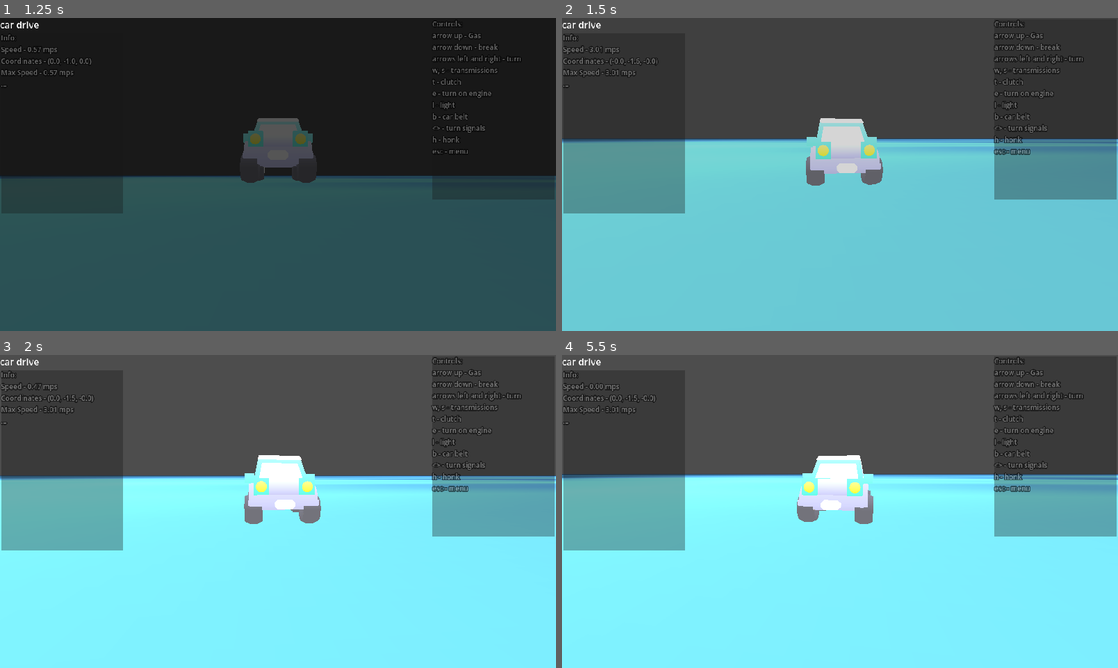
Above: before the commit, frames 1-4 (two rows, left to right).
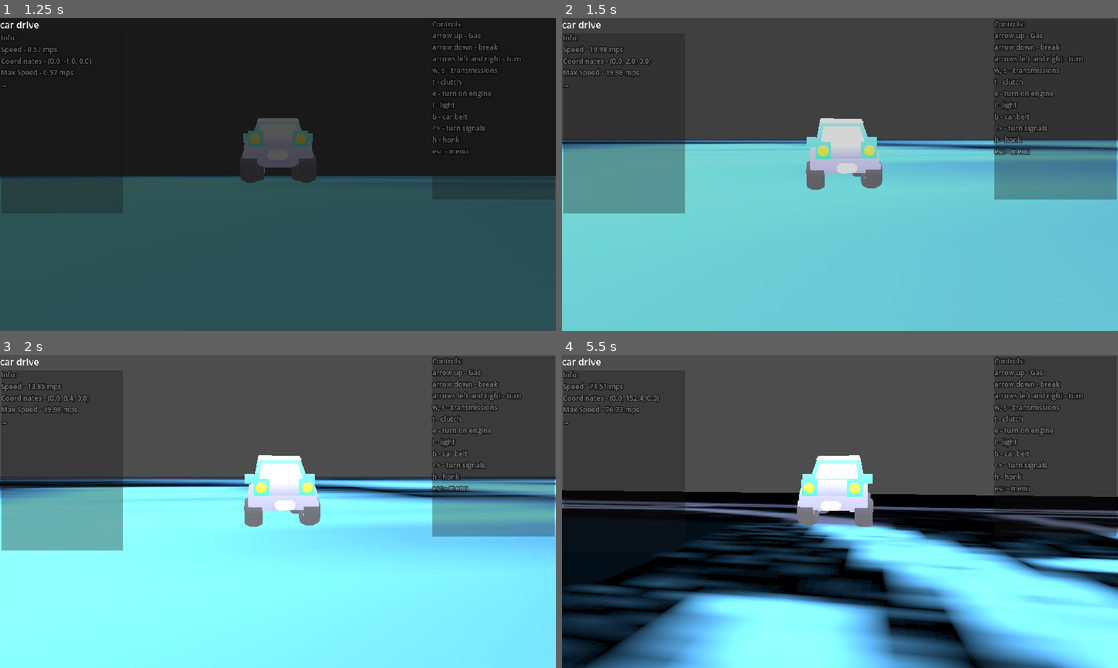
Above: after the commit, the same moments.

Repository: artemagant/JameGam
Game: Godot game, scene res://Scenes/Main/main.tscn
Same seed, same stepped clock (60 frames per second), same inputs: the game is played once before the commit and once after it. The engine's default icon, where the game draws it, is replaced by a stand-in: a white triangle on a blue panel in a dark square.
Inputs (mouse positions are in pixels of both pictures, inside the frame that each line leads up to):
- Up to frame 1 (1.25 s): click "Start" at 0.5 s
- Up to frame 2 (1.5 s): move the mouse to (867, 174) at 1.27 s; hold Up (up, bound only after the commit) from 1.28 s (still down); hold R (fix) from 1.28 s (still down)
- Up to frame 3 (2 s): keep holding Up (up, bound only after the commit); keep holding R (fix)
- Up to frame 4 (5.5 s): keep holding Up (up, bound only after the commit); move the mouse to (812, 511) at 2.02 s; release R (fix) at 2.03 s; tap R (fix) at 2.1, 3.6, 5.1 s; move the mouse to (851, 505) at 2.77 s; hold R (fix) 2.78-3.53 s; move the mouse to (834, 517) at 3.52 s; move the mouse to (878, 514) at 4.27 s; hold R (fix) 4.28-5.03 s; move the mouse to (795, 508) at 5.02 s

Frame 1 is identical in both runs. In frame 2, 2.4% of the frame differs, in the area x 0-100%, y 9-55%; in frame 3, 6.6%; in frame 4, 46%, in the area x 0-100%, y 8-100%.

Commit message:
Add menu in game

Diff:
--- a/jame-gam/Scenes/Car/cam_arm.gd
+++ b/jame-gam/Scenes/Car/cam_arm.gd
@@ -1,13 +1,12 @@
 extends SpringArm3D
 
-var MouseSensitivity = 0.1
+@export var MouseSensitivity = 0.1
 
 @onready var main: = get_parent().get_parent()
 
 func _ready() -> void:
 	Input.mouse_mode = Input.MOUSE_MODE_CAPTURED
 	set_as_top_level(true)
-	print(main)
 
 func _input(event: InputEvent) -> void:
 	if event is InputEventMouseMotion:
--- a/jame-gam/Scenes/Car/car.tscn
+++ b/jame-gam/Scenes/Car/car.tscn
@@ -125,9 +125,6 @@
 center_of_mass_mode = 1
 center_of_mass = Vector3(0, -0.1, 0.07)
 script = ExtResource("1_y6gko")
-max_RPM = 1000
-max_torque = 1000
-turn_amount = 0.08
 
 [node name="body" type="MeshInstance3D" parent="." unique_id=1828985564]
 transform = Transform3D(1, 0, 0, 0, 1, 0, 0, 0, 1, 0, 0.2, -2.8876456e-15)
--- a/jame-gam/Scenes/Game/game.gd
+++ b/jame-gam/Scenes/Game/game.gd
@@ -3,6 +3,8 @@
 @onready var ui := $UI
 @onready var ui_stats := ui.get_child(2).get_child(0)
 @onready var stats_text = ui_stats.text
+@onready var menu_game: Node2D = $Menu_Game
+@onready var main: = get_parent()
 
 @onready var car = get_child(0)
 
@@ -36,3 +38,15 @@
 	update_ui_stats()
 	await get_tree().create_timer(0.1).timeout
 	change_speed()
+
+func show_menu():
+	if menu_game.visible:
+		menu_game.visible = false
+		Input.mouse_mode = Input.MOUSE_MODE_CAPTURED
+	else:
+		menu_game.visible = true
+		Input.mouse_mode = Input.MOUSE_MODE_VISIBLE
+
+func return_to_menu():
+	ui.visible = false
+	main.return_to_menu_2()
--- a/jame-gam/Scenes/Game/game.tscn
+++ b/jame-gam/Scenes/Game/game.tscn
@@ -4,6 +4,7 @@
 [ext_resource type="Texture2D" uid="uid://baxybk8x45tje" path="res://icon.svg" id="2_qikps"]
 [ext_resource type="Texture2D" uid="uid://cuf402qw2hhyj" path="res://Sprites/vaz_2107.jpg" id="3_i1e5p"]
 [ext_resource type="PackedScene" uid="uid://cnh6ljnidsr7w" path="res://Scenes/Car/car.tscn" id="3_qikps"]
+[ext_resource type="PackedScene" uid="uid://bmh46qhptl0qk" path="res://Scenes/Menu_Game/menu_game.tscn" id="4_flgk0"]
 [ext_resource type="PackedScene" uid="uid://3e6yndw1osex" path="res://Scenes/Game_UI/ui.tscn" id="5_ciybh"]
 
 [sub_resource type="PhysicsMaterial" id="PhysicsMaterial_ev4jc"]
@@ -35,6 +36,11 @@
 transform = Transform3D(1, 0, 0, 0, 1, 0, 0, 0, 1, 0, -0.8616495, 0)
 turn_amount = 0.6
 
+[node name="UI" parent="." unique_id=1013923296 instance=ExtResource("5_ciybh")]
+
+[node name="Menu_Game" parent="." unique_id=190589895 instance=ExtResource("4_flgk0")]
+visible = false
+
 [node name="Floor" type="StaticBody3D" parent="." unique_id=879998053]
 transform = Transform3D(1, 0, 0, 0, 1, 0, 0, 0, 1, -2.6820865, -3.974947, 0)
 physics_material_override = SubResource("PhysicsMaterial_ev4jc")
@@ -49,5 +55,3 @@
 
 [node name="WorldEnvironment" type="WorldEnvironment" parent="." unique_id=1688672493]
 environment = SubResource("Environment_mv0hc")
-
-[node name="UI" parent="." unique_id=1013923296 instance=ExtResource("5_ciybh")]
--- a/jame-gam/Scenes/Main/main.gd
+++ b/jame-gam/Scenes/Main/main.gd
@@ -1,11 +1,12 @@
 extends Node2D
+
 
 @onready var fade: ColorRect = $Fade
 @onready var menu: Node2D = $Menu
 @onready var settings_menu: Node2D = $Settings_Menu
 @export var game = preload("res://Scenes/Game/game.tscn")
 
-@onready var current_state: Node2D = menu
+@onready var current_state: Node = menu
 
 @onready var past_scene: Node = menu
 
@@ -38,11 +39,12 @@
 	await _fade()
 
 func start():
-	if game is Node3D:
+	if game and game is Node3D:
 		return
 	game = game.instantiate()
 	await _fade(1.0)
 	current_state.visible = false
+	current_state = game
 	add_child(game)
 	await _fade()
 
@@ -57,22 +59,22 @@
 	change_state(past_scene)
 	await _fade()
 
+func return_to_menu_2():
+	await _fade(1.0)
+	game.queue_free()
+	change_state(menu)
+	game = preload("res://Scenes/Game/game.tscn")
+	await _fade()
+
+
 func _input(event: InputEvent) -> void:
-	if game is Node3D and game in get_children():
-		var car = game.get_child(0)
-		if car is VehicleBody3D and event.is_action_pressed("fix"):
-	# 1. Подбрасываем (импульс)
-			car.apply_central_impulse(Vector3.UP * 10.0)
-
-	# 2. Обнуляем вращение по X и Z, сохраняя направление (Y)
-			var current_y_rotation = car.global_rotation.y
-			car.global_rotation = Vector3(0, current_y_rotation, 0)
-
-	# 3. КРИТИЧНО: Сбрасываем угловую скорость
-	# Без этого машина продолжит вращаться в воздухе по инерции
-			car.angular_velocity = Vector3.ZERO
-
-	# 4. Сбрасываем линейную скорость (опционально)
-	# Если хотите, чтобы она просто "зависла" и упала ровно
-			car.linear_velocity.x = 0
-			car.linear_velocity.z = 0
+	if game and game is Node3D and game in get_children():
+		if event.is_action_pressed("fix"):
+			var car = game.get_child(0)
+			if not car.global_transform.basis.y.dot(Vector3.UP) >= 0.5:
+				return
+			car.apply_central_impulse(Vector3(0, 10000, 0))
+			car.global_transform.basis = Basis()
+		if event.is_action_pressed("exit"):
+			game.show_menu()
+			Input.mouse_mode = Input.MOUSE_MODE_VISIBLE
--- /dev/null
+++ b/jame-gam/Scenes/Menu_Game/menu_game.gd
@@ -0,0 +1,10 @@
+extends Node2D
+
+@onready var game = get_parent()
+
+func _on_return_pressed() -> void:
+	game.show_menu()
+
+
+func _on_return_to_menu_pressed() -> void:
+	game.return_to_menu()
--- /dev/null
+++ b/jame-gam/Scenes/Menu_Game/menu_game.tscn
@@ -0,0 +1,87 @@
+[gd_scene format=3 uid="uid://bmh46qhptl0qk"]
+
+[ext_resource type="Script" uid="uid://bb1p41fwc3pwl" path="res://Scenes/Menu_Game/menu_game.gd" id="1_5niqt"]
+
+[sub_resource type="StyleBoxFlat" id="StyleBoxFlat_v6s2y"]
+bg_color = Color(0, 0, 0, 0.7490196)
+border_width_left = 10
+border_width_top = 10
+border_width_right = 10
+border_width_bottom = 10
+border_color = Color(0, 0, 0, 1)
+border_blend = true
+corner_radius_top_left = 10
+corner_radius_top_right = 10
+corner_radius_bottom_right = 10
+corner_radius_bottom_left = 10
+
+[sub_resource type="StyleBoxFlat" id="StyleBoxFlat_5niqt"]
+bg_color = Color(0.2469503, 0.24695033, 0.24695021, 1)
+border_width_left = 5
+border_width_top = 5
+border_width_right = 5
+border_width_bottom = 5
+border_color = Color(0, 0, 0, 1)
+border_blend = true
+corner_radius_top_left = 10
+corner_radius_top_right = 10
+corner_radius_bottom_right = 10
+corner_radius_bottom_left = 10
+
+[sub_resource type="StyleBoxFlat" id="StyleBoxFlat_2q60e"]
+bg_color = Color(0.6255971, 0.6255971, 0.62559694, 1)
+border_width_left = 5
+border_width_top = 5
+border_width_right = 5
+border_width_bottom = 5
+border_color = Color(0, 0, 0, 1)
+border_blend = true
+corner_radius_top_left = 10
+corner_radius_top_right = 10
+corner_radius_bottom_right = 10
+corner_radius_bottom_left = 10
+
+[sub_resource type="StyleBoxFlat" id="StyleBoxFlat_xbdlx"]
+bg_color = Color(0.22094136, 0.22094145, 0.22094142, 1)
+border_width_left = 5
+border_width_top = 5
+border_width_right = 5
+border_width_bottom = 5
+border_color = Color(0, 0, 0, 1)
+border_blend = true
+corner_radius_top_left = 10
+corner_radius_top_right = 10
+corner_radius_bottom_right = 10
+corner_radius_bottom_left = 10
+
+[node name="Menu_Game" type="Node2D" unique_id=190589895]
+script = ExtResource("1_5niqt")
+
+[node name="Panel" type="Panel" parent="." unique_id=2059041473]
+offset_left = 124.0
+offset_top = 64.0
+offset_right = 855.0
+offset_bottom = 465.0
+theme_override_styles/panel = SubResource("StyleBoxFlat_v6s2y")
+
+[node name="VBoxContainer" type="VBoxContainer" parent="Panel" unique_id=1235377295]
+layout_mode = 0
+offset_right = 40.0
+offset_bottom = 40.0
+
+[node name="Return" type="Button" parent="Panel/VBoxContainer" unique_id=1157768776]
+layout_mode = 2
+theme_override_styles/normal = SubResource("StyleBoxFlat_5niqt")
+theme_override_styles/pressed = SubResource("StyleBoxFlat_2q60e")
+theme_override_styles/hover = SubResource("StyleBoxFlat_xbdlx")
+text = "Return"
+
+[node name="Return_To_Menu" type="Button" parent="Panel/VBoxContainer" unique_id=940639103]
+layout_mode = 2
+theme_override_styles/normal = SubResource("StyleBoxFlat_5niqt")
+theme_override_styles/pressed = SubResource("StyleBoxFlat_2q60e")
+theme_override_styles/hover = SubResource("StyleBoxFlat_xbdlx")
+text = "Return To Menu"
+
+[connection signal="pressed" from="Panel/VBoxContainer/Return" to="." method="_on_return_pressed"]
+[connection signal="pressed" from="Panel/VBoxContainer/Return_To_Menu" to="." method="_on_return_to_menu_pressed"]
--- a/jame-gam/Scenes/Settings_Menu/settings_menu.tscn
+++ b/jame-gam/Scenes/Settings_Menu/settings_menu.tscn
@@ -343,7 +343,8 @@
 [node name="FS" type="CheckBox" parent="Buttons/Control" unique_id=118968263]
 texture_filter = 2
 layout_mode = 0
-offset_right = 24.0
+offset_left = 1.0
+offset_right = 25.0
 offset_bottom = 24.0
 scale = Vector2(3, 3)
 size_flags_vertical = 3
--- a/jame-gam/project.godot
+++ b/jame-gam/project.godot
@@ -31,22 +31,22 @@
 
 up={
 "deadzone": 0.2,
-"events": [Object(InputEventKey,"resource_local_to_scene":fa …(140 unchanged characters)… d":false,"keycode":0,"physical_keycode":87,"key_label":0,"unicode":119,"location":0,"echo":false,"script":null)
+"events": [Object(InputEventKey,"resource_local_to_scene":fa …(140 unchanged characters)… d":false,"keycode":0,"physical_keycode":4194320,"key_label":0,"unicode":0,"location":0,"echo":false,"script":null)
 ]
 }
 down={
 "deadzone": 0.2,
-"events": [Object(InputEventKey,"resource_local_to_scene":fa …(140 unchanged characters)… d":false,"keycode":0,"physical_keycode":83,"key_label":0,"unicode":115,"location":0,"echo":false,"script":null)
+"events": [Object(InputEventKey,"resource_local_to_scene":fa …(140 unchanged characters)… d":false,"keycode":0,"physical_keycode":4194322,"key_label":0,"unicode":0,"location":0,"echo":false,"script":null)
 ]
 }
 left={
 "deadzone": 0.2,
-"events": [Object(InputEventKey,"resource_local_to_scene":fa …(140 unchanged characters)… d":false,"keycode":0,"physical_keycode":65,"key_label":0,"unicode":97,"location":0,"echo":false,"script":null)
+"events": [Object(InputEventKey,"resource_local_to_scene":fa …(140 unchanged characters)… d":false,"keycode":0,"physical_keycode":4194319,"key_label":0,"unicode":0,"location":0,"echo":false,"script":null)
 ]
 }
 right={
 "deadzone": 0.2,
-"events": [Object(InputEventKey,"resource_local_to_scene":fa …(140 unchanged characters)… d":false,"keycode":0,"physical_keycode":68,"key_label":0,"unicode":100,"location":0,"echo":false,"script":null)
+"events": [Object(InputEventKey,"resource_local_to_scene":fa …(140 unchanged characters)… d":false,"keycode":0,"physical_keycode":4194321,"key_label":0,"unicode":0,"location":0,"echo":false,"script":null)
 ]
 }
 exit={
@@ -59,6 +59,11 @@
 "events": [Object(InputEventKey,"resource_local_to_scene":false,"resource_name":"","device":-1,"window_id":0,"alt_press …(192 unchanged characters)…
 ]
 }
+clutch={
+"deadzone": 0.2,
+"events": [Object(InputEventKey,"resource_local_to_scene":false,"resource_name":"","device":-1,"window_id":0,"alt_pressed":false,"shift_pressed":false,"ctrl_pressed":false,"meta_pressed":false,"pressed":false,"keycode":0,"physical_keycode":84,"key_label":0,"unicode":116,"location":0,"echo":false,"script":null)
+]
+}
 
 [physics]
 
Not shown, added: jame-gam/Scenes/Menu_Game/menu_game.gd.uid
Not shown, changed: jame-gam/Sprites/colormap.png.import
Not shown, changed: jame-gam/Sprites/vaz_2107.jpg.import
Not shown, changed: jame-gam/icon.svg.import
